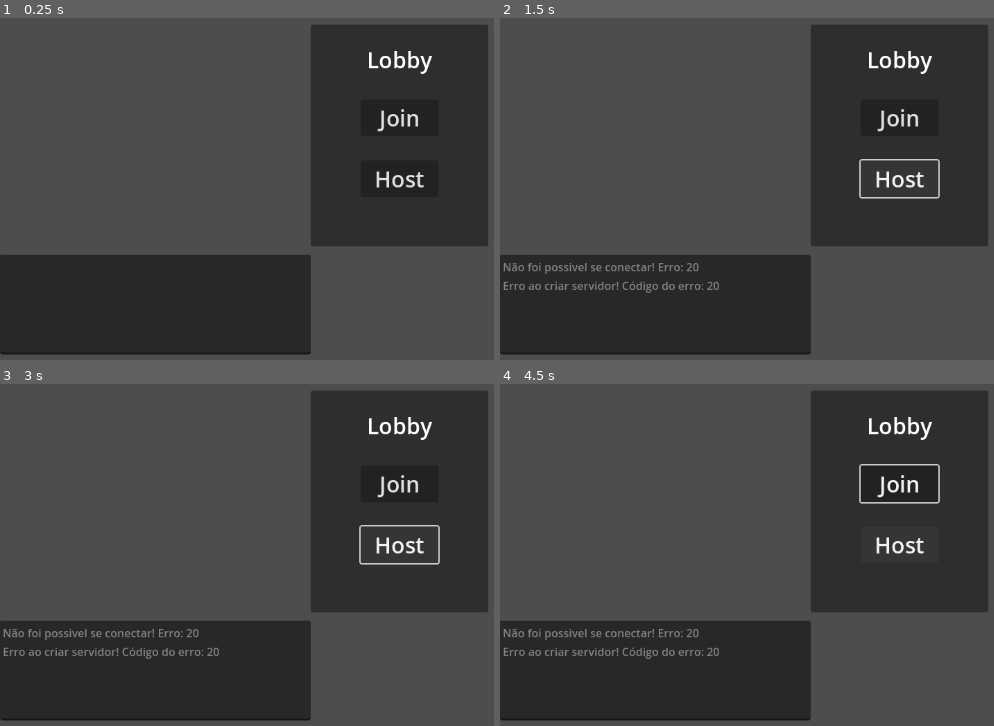
Above: before the commit, frames 1-4 (two rows, left to right).
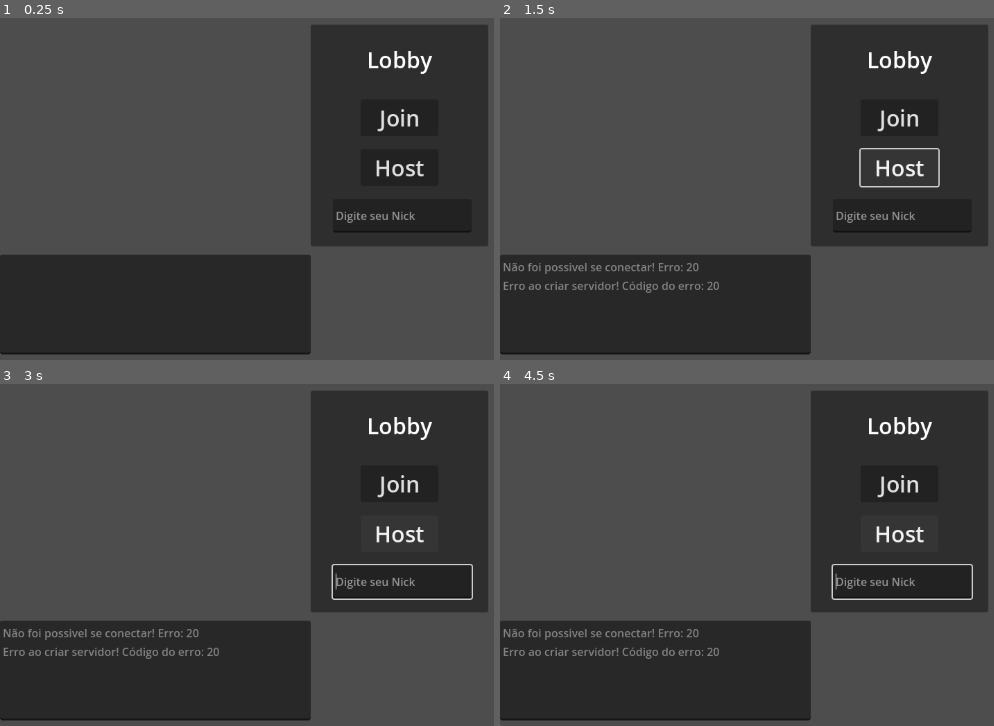
Above: after the commit, the same moments.

Repository: TarikPonciano/prototipo-multiplayer-tarde
Game: Godot game, scene res://game.tscn
Same seed, same stepped clock (60 frames per second), same inputs: the game is played once before the commit and once after it. The engine's default icon, where the game draws it, is replaced by a stand-in: a white triangle on a blue panel in a dark square.
Inputs:
- Up to frame 1 (0.25 s): no input
- Up to frame 2 (1.5 s): click "Join" at 0.5 s; click "Host" at 1.25 s
- Up to frame 3 (3 s): hold Right (ui_right) 2.03-2.78 s; hold Down (ui_down) from 2.78 s (still down)
- Up to frame 4 (4.5 s): release Down (ui_down) at 3.53 s; hold Right (ui_right) 3.53-4.28 s; hold Up (ui_up) from 4.28 s (still down)

The runs differ from the first frame. In frame 1, 0.6% of the frame differs, in the area x 67-96%, y 41-63%; in frame 2, 1.0%; in frame 3, 1.2%; in frame 4, 1.2%, in the area x 67-96%, y 23-64%.

Commit message:
Atualizado

Diff:
--- a/game.gd
+++ b/game.gd
@@ -5,6 +5,7 @@
 const PORT =  3333
 @onready var log = $Log
 @onready var ui = $MultiplayerUI
+@onready var campoNick = $MultiplayerUI/Panel/CampoNick
 @export var jogador_scene : PackedScene
 
 #Exibir mensagem quando o servidor for criado e exibir mensagens sempre que
@@ -18,6 +19,7 @@
 
 	if resultado == OK:
 		multiplayer.multiplayer_peer = peer
+		multiplayer.connected_to_server.connect(sinal_criar_jogador)
 		log.text += "Conectado ao servidor! \n"
 		ui.visible = false
 	else:
@@ -31,9 +33,10 @@
 		multiplayer.multiplayer_peer = peer
 		multiplayer.peer_connected.connect(player_conectado)
 		log.text += "Servidor criado na porta "+str(PORT)+"!\n"
+		adicionar_jogador(multiplayer.get_unique_id(), campoNick.text)
 		ui.visible = false
 		#criar personagem
-		adicionar_jogador(multiplayer.get_unique_id())
+
 
 	else:
 		log.text += "Erro ao criar servidor! Código do erro: "+str(resultado) +"\n"
@@ -42,16 +45,28 @@
 #Na função player_conectado realizar uma chamada rpc, para a função atualizar_log
 #Deve rodar o adicionar_jogador
 #Colocar um label no player para exibir o seu número de id
+func sinal_criar_jogador():
+	rpc_id(1, "adicionar_jogador", multiplayer.get_unique_id(), campoNick.text)
+
 func player_conectado(id_jogador):
 	log.text += "Cliente "+str(id_jogador)+" conectado ao servidor!\n"
 	#Chamada rpc aqui
 	rpc("atualizar_log", log.text)
-	adicionar_jogador(id_jogador)
 
-func adicionar_jogador(id_jogador):
-	var novo_jogador = jogador_scene.instantiate()
-	novo_jogador.name = str(id_jogador)
-	add_child(novo_jogador)
+@rpc("any_peer","call_local","reliable")
+func adicionar_jogador(id_jogador, nick_jogador):
+	if multiplayer.is_server():
+		var novo_jogador = jogador_scene.instantiate()
+		novo_jogador.name = str(id_jogador)
+		novo_jogador.nome_jogador = nick_jogador
+		add_child(novo_jogador)
+		rpc_id(id_jogador,"atualizar_nome", id_jogador, nick_jogador)
+
+@rpc("any_peer", "call_local", "reliable")
+func atualizar_nome(id_jogador,nick_jogador):
+	var novo_jogador = get_node_or_null(str(id_jogador))
+	if novo_jogador:
+		novo_jogador.nome_jogador = nick_jogador
 
 #Criar a função atualizar_log em que recebe o log.text do servidor e modifica o próprio log
 @rpc("any_peer", "call_local", "reliable")
--- a/game.tscn
+++ b/game.tscn
@@ -72,11 +72,11 @@
 
 [node name="BotaoHost" type="Button" parent="MultiplayerUI/Panel"]
 layout_mode = 1
-anchors_preset = 8
+anchors_preset = -1
 anchor_left = 0.5
-anchor_top = 0.5
+anchor_top = 0.45
 anchor_right = 0.5
-anchor_bottom = 0.5
+anchor_bottom = 0.45
 offset_left = -56.0
 offset_top = 36.0
 offset_right = 56.0
@@ -85,6 +85,14 @@
 grow_vertical = 2
 text = "Host"
 metadata/_edit_use_anchors_ = true
+
+[node name="CampoNick" type="LineEdit" parent="MultiplayerUI/Panel"]
+layout_mode = 0
+offset_left = 32.0
+offset_top = 252.0
+offset_right = 232.0
+offset_bottom = 300.0
+placeholder_text = "Digite seu Nick"
 
 [node name="Log" type="TextEdit" parent="."]
 offset_top = 496.0
--- a/player.gd
+++ b/player.gd
@@ -2,13 +2,14 @@
 
 const SPEED = 300.0
 @onready var rotulo_nome = $NomeJogador
+var nome_jogador = "Anônimo"
 
 func _enter_tree() -> void:
 
 	set_multiplayer_authority(name.to_int())
 
 func _ready() -> void:
-	rotulo_nome.text = "Jogador " + self.name
+	rotulo_nome.text = nome_jogador
 
 func _physics_process(delta: float) -> void:
 	if (is_multiplayer_authority()):
--- a/player.tscn
+++ b/player.tscn
@@ -7,6 +7,9 @@
 properties/0/path = NodePath(".:position")
 properties/0/spawn = true
 properties/0/replication_mode = 1
+properties/1/path = NodePath("NomeJogador:text")
+properties/1/spawn = true
+properties/1/replication_mode = 1
 
 [node name="Player" type="CharacterBody2D"]
 script = ExtResource("1_03w44")
